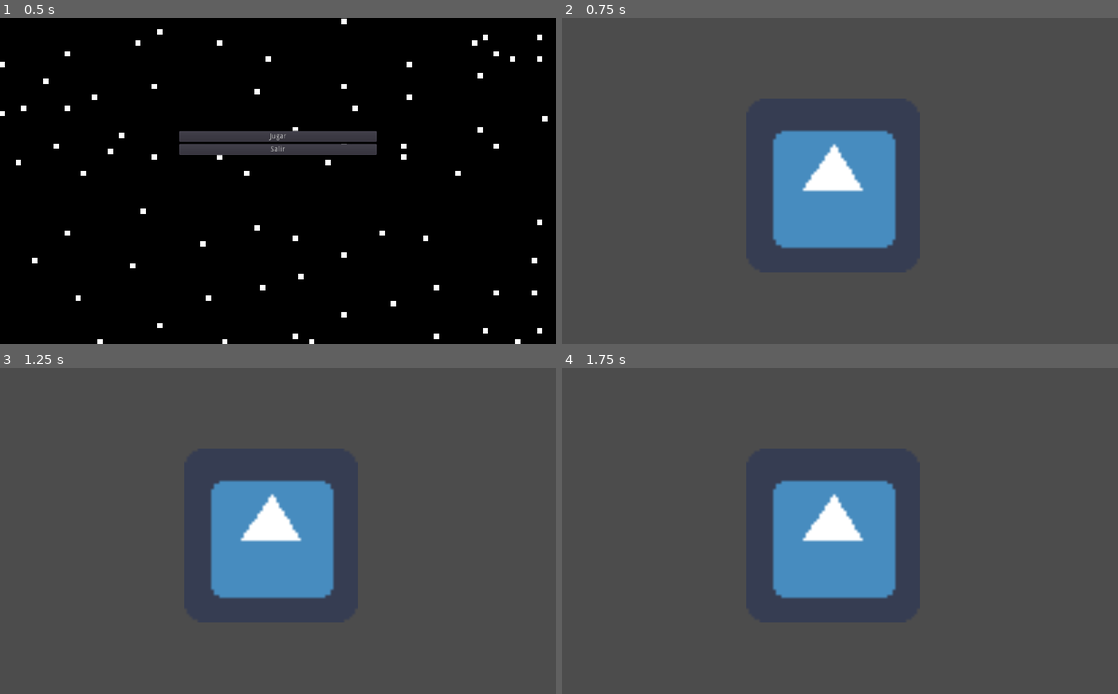
Above: before the commit, frames 1-4 (two rows, left to right).
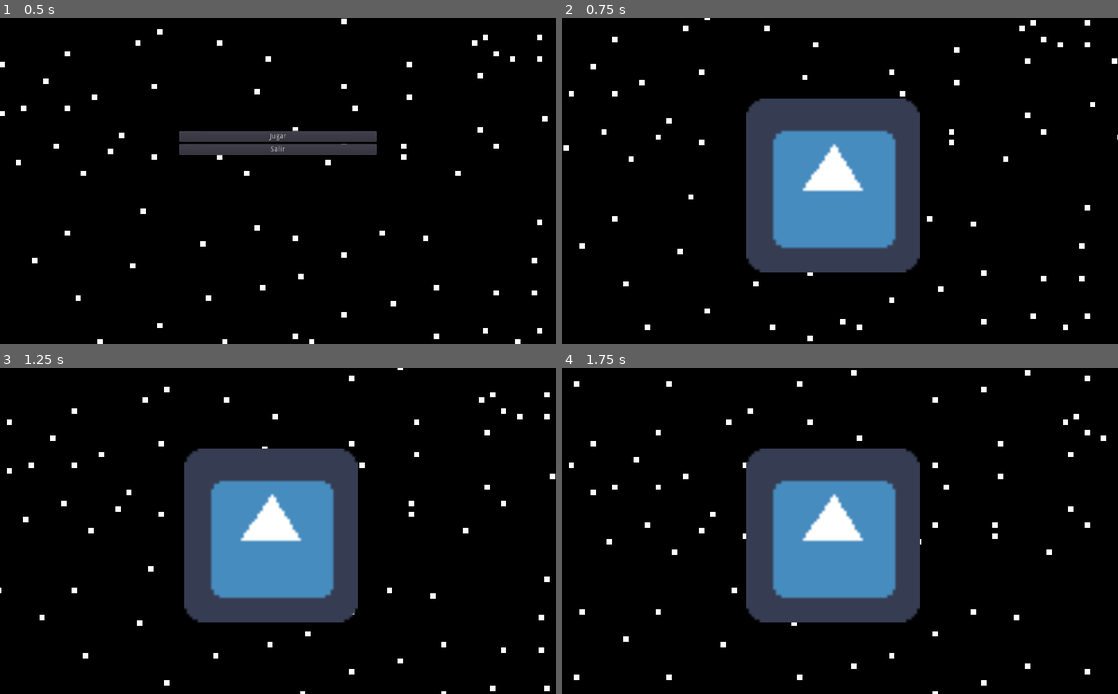
Above: after the commit, the same moments.

Repository: Panchober27/ninjaKat
Game: Godot game, scene res://scenes/MainMenu.tscn
Same seed, same stepped clock (60 frames per second), same inputs: the game is played once before the commit and once after it. The project has no main scene, so this scene is started directly. The engine's default icon, where the game draws it, is replaced by a stand-in: a white triangle on a blue panel in a dark square.
Inputs:
- Up to frame 1 (0.5 s): no input
- Up to frame 2 (0.75 s): click "Jugar" at 0.5 s
- Up to frame 3 (1.25 s): no input
- Up to frame 4 (1.75 s): no input

Frame 1 is identical in both runs. In frame 2, 84% of the frame differs, in the area x 0-100%, y 0-100%; in frame 3, 84%; in frame 4, 84%.

Commit message:
add background to second scene

Diff:
--- a/scenes/Node2D.tscn
+++ b/scenes/Node2D.tscn
@@ -1,6 +1,7 @@
-[gd_scene load_steps=2 format=2]
+[gd_scene load_steps=3 format=2]
 
 [ext_resource path="res://icon.png" type="Texture" id=1]
+[ext_resource path="res://scenes/ParallaxBackground.tscn" type="PackedScene" id=2]
 
 [node name="Node2D" type="Node2D"]
 
@@ -8,3 +9,5 @@
 position = Vector2( 499, 308 )
 scale = Vector2( 5, 5 )
 texture = ExtResource( 1 )
+
+[node name="ParallaxBackground" parent="." instance=ExtResource( 2 )]
